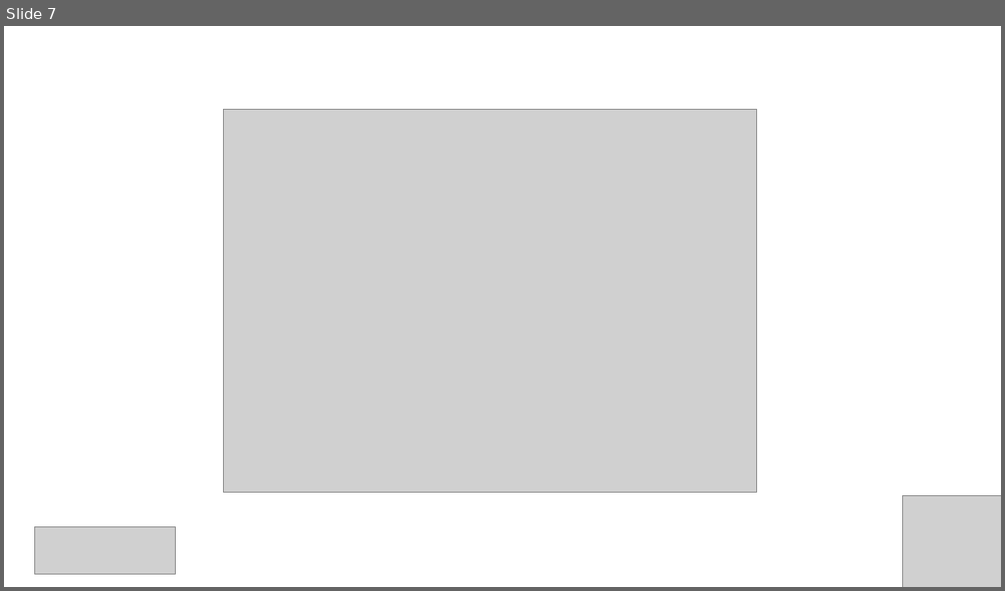
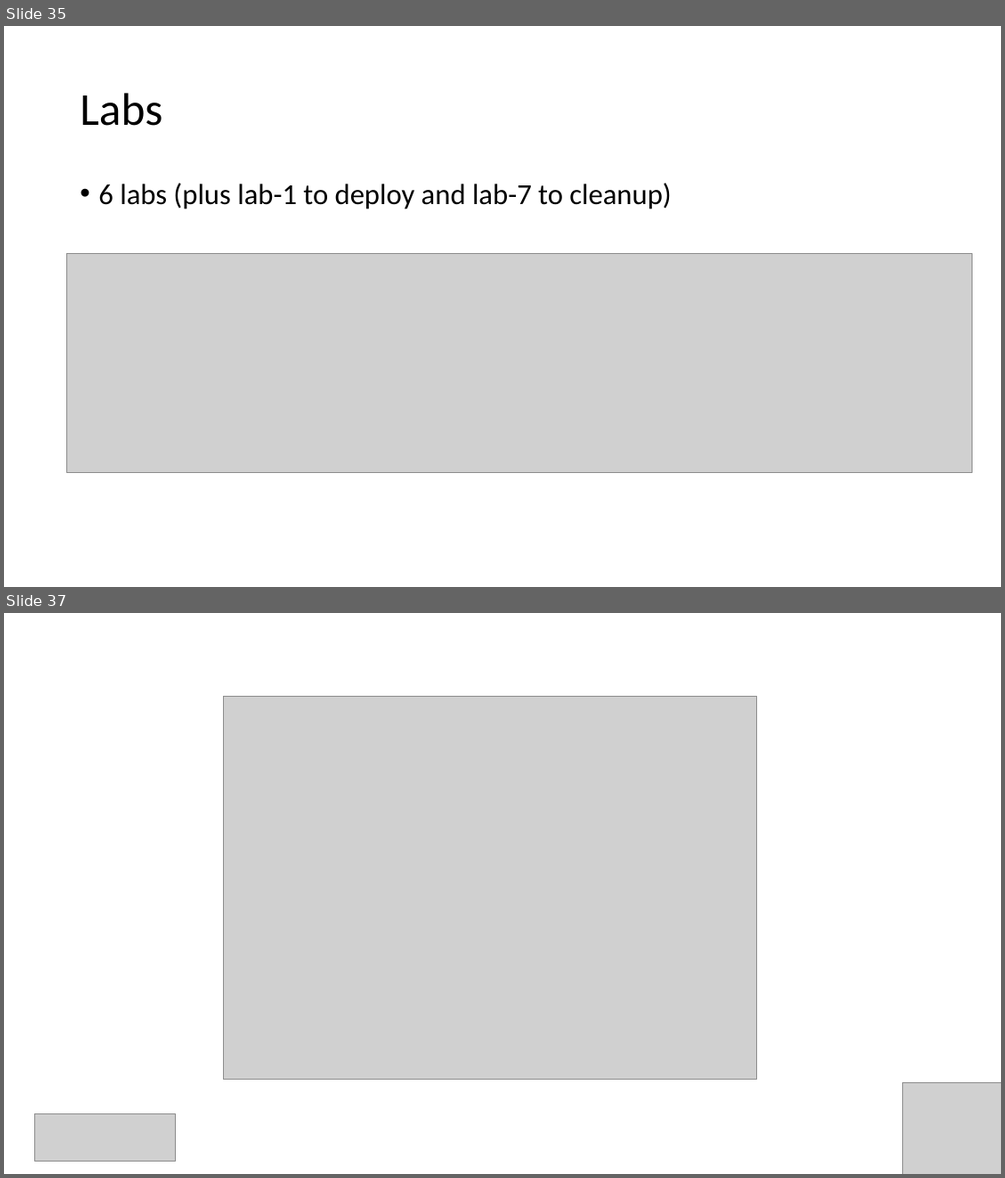
Before and after one commit to Infrastructure-AsCode/azure-policy-101, a slide deck: slides/workling-with-azure-policies.pptx. Shown one above the other, each under a label of ours: slide 7 before the commit, slides 35 and 37 after it; the slides between them are not shown. The pictures are 1005x591 and 1005x1178 pixels, drawn with LibreOffice and Linux fonts; fonts in the diff are those of the drawing; grey boxes stand for pictures. Boxes give left, top, right and bottom in pixels: in the first picture for what was removed or moved away, otherwise in the second. Text is boxed around its words. In the diff, an @@ line names an element or a change of style, - is before the commit and + after.

```diff
--- a/slides/workling-with-azure-policies.pptx
+++ b/slides/workling-with-azure-policies.pptx
@@ slide 35 added at box(4, 26, 1001, 587), background #FFFFFF @@
@@ title added at box(80, 93, 162, 126), 44 pt, text #000000 @@
+Labs
@@ text added at box(98, 183, 671, 209), 28 pt, text #000000 @@
+• 6 labs (plus lab-1 to deploy and lab-7 to cleanup)
@@ picture added at box(67, 253, 971, 472) @@
@@ what was slide 7 is now slide 37 @@
```
Also in this commit, not shown: 29 other slides added.
